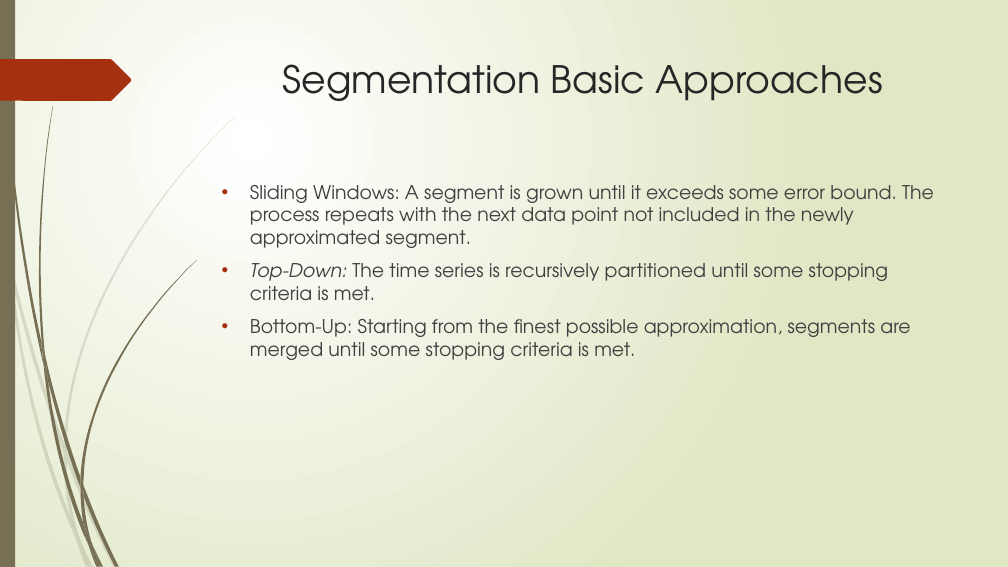
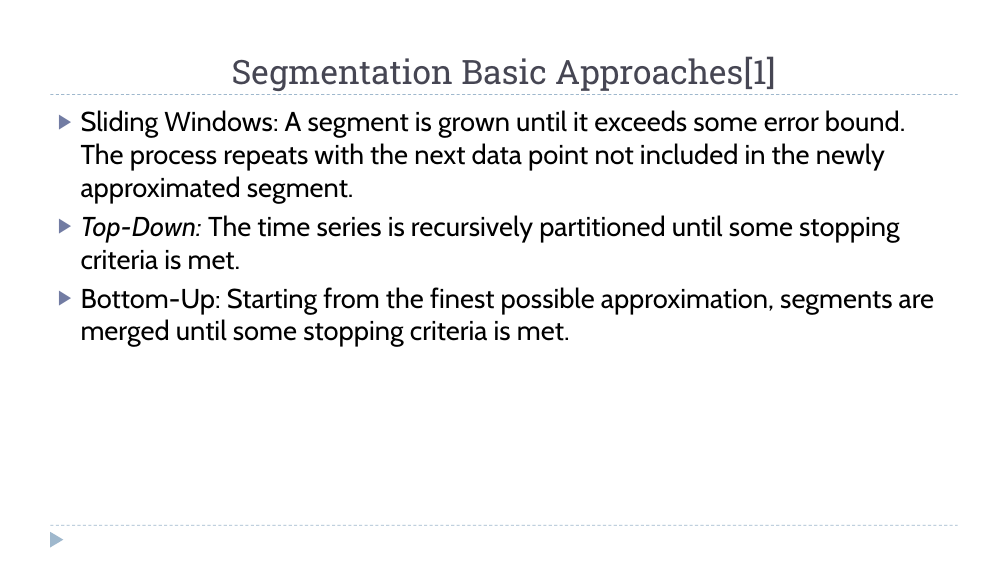
Before and after one commit to zixiaojindao/time-series-survey, a slide deck: slide 6 of slide/tsdm.pptx. Drawn at 1008x567 pixels with LibreOffice and Linux fonts; fonts in the diff are those of the drawing. Boxes give left, top, right and bottom in pixels: in the first picture for what was removed or moved away, otherwise in the second. Text is boxed around its words. In the diff, an @@ line names an element or a change of style, - is before the commit and + after.

```diff
--- a/slide/tsdm.pptx
+++ b/slide/tsdm.pptx
@@ background gradient #FFFFFF to #DFE8C4 to #FFFFFF @@
@@ rectangle removed at bbox=[0, 0, 15, 567] @@
@@ title "Segmentation Basic Approaches[1]" at bbox=[232, 56, 776, 91]: vertical alignment top to bottom @@
@@ freeform shape removed at bbox=[0, 59, 132, 101] @@
@@ title at bbox=[232, 56, 776, 91]: text changed; size 36 to 32 pt; font TeX Gyre Adventor to Roboto Slab; text colour #262626 to #464653 @@
-Segmentation Basic Approaches
+Segmentation Basic Approaches[1]
@@ text "Sliding Windows: A segment is ...": place and size @@
-text "Sliding Windows: A segment is ..." at bbox=[250, 185, 934, 360]
+text "Sliding Windows: A segment is ..." at bbox=[81, 110, 935, 347]
@@ text "Sliding Windows: A segment is ..." at bbox=[81, 110, 935, 347]: size 18 to 26 pt, font TeX Gyre Adventor to Cabin, text colour #404040 to #000000; bullet • to ▶; less space between paragraphs; bullet colour #A53010 to #727CA3 @@
@@ line added from (51, 95) to (958, 95), #9FB8CD 0.75 pt dashed @@
@@ triangle added at bbox=[50, 532, 64, 548], fill #9FB8CD @@
@@ line added from (51, 526) to (958, 526), #9FB8CD 0.75 pt dashed @@
@@ group removed at bbox=[0, 116, 236, 567]: 10 freeform shapes @@
@@ group removed at bbox=[2, 0, 197, 567]: 12 freeform shapes @@
```
Also in this commit, not shown: 42 other slides changed, 7 slides added, 13 slides removed, 4 other files.
